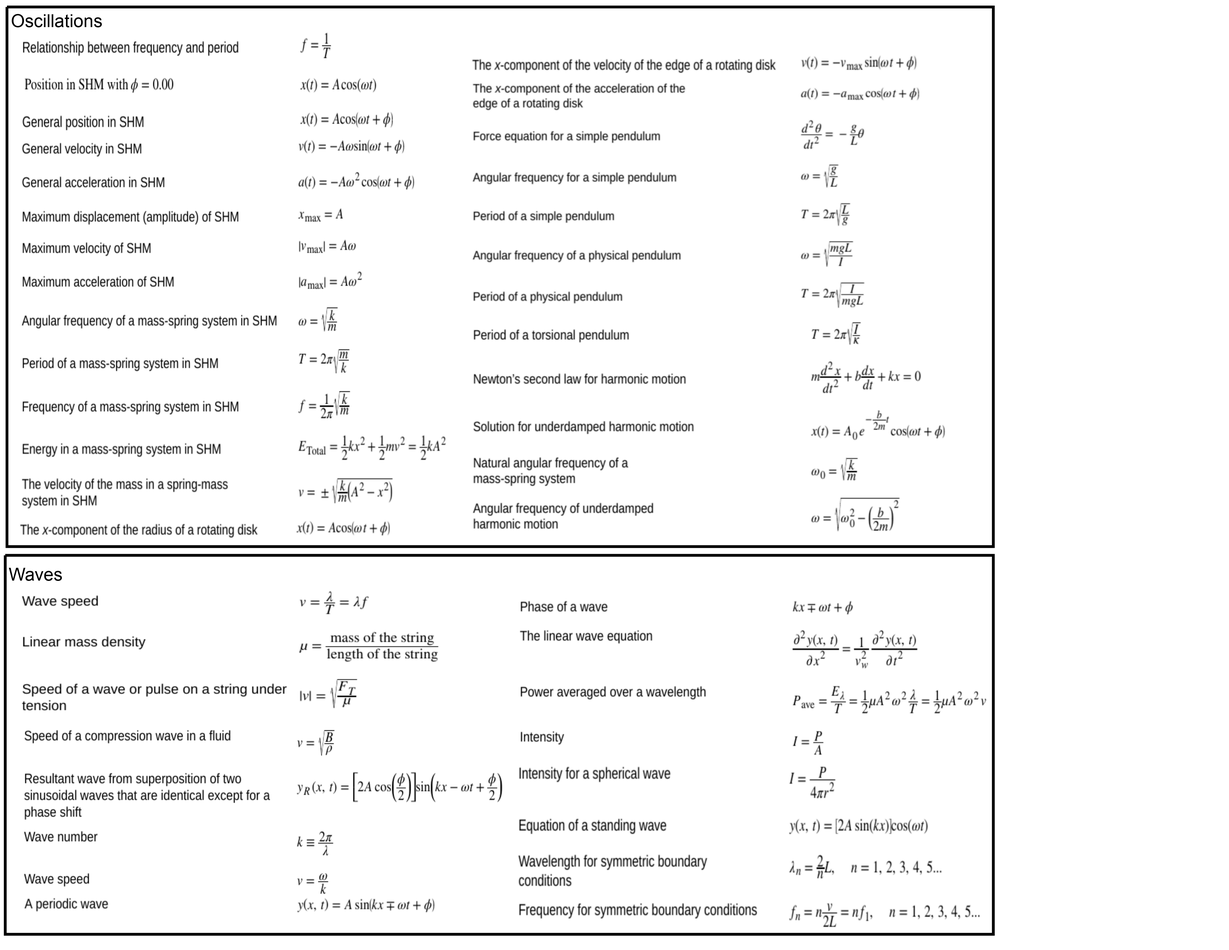
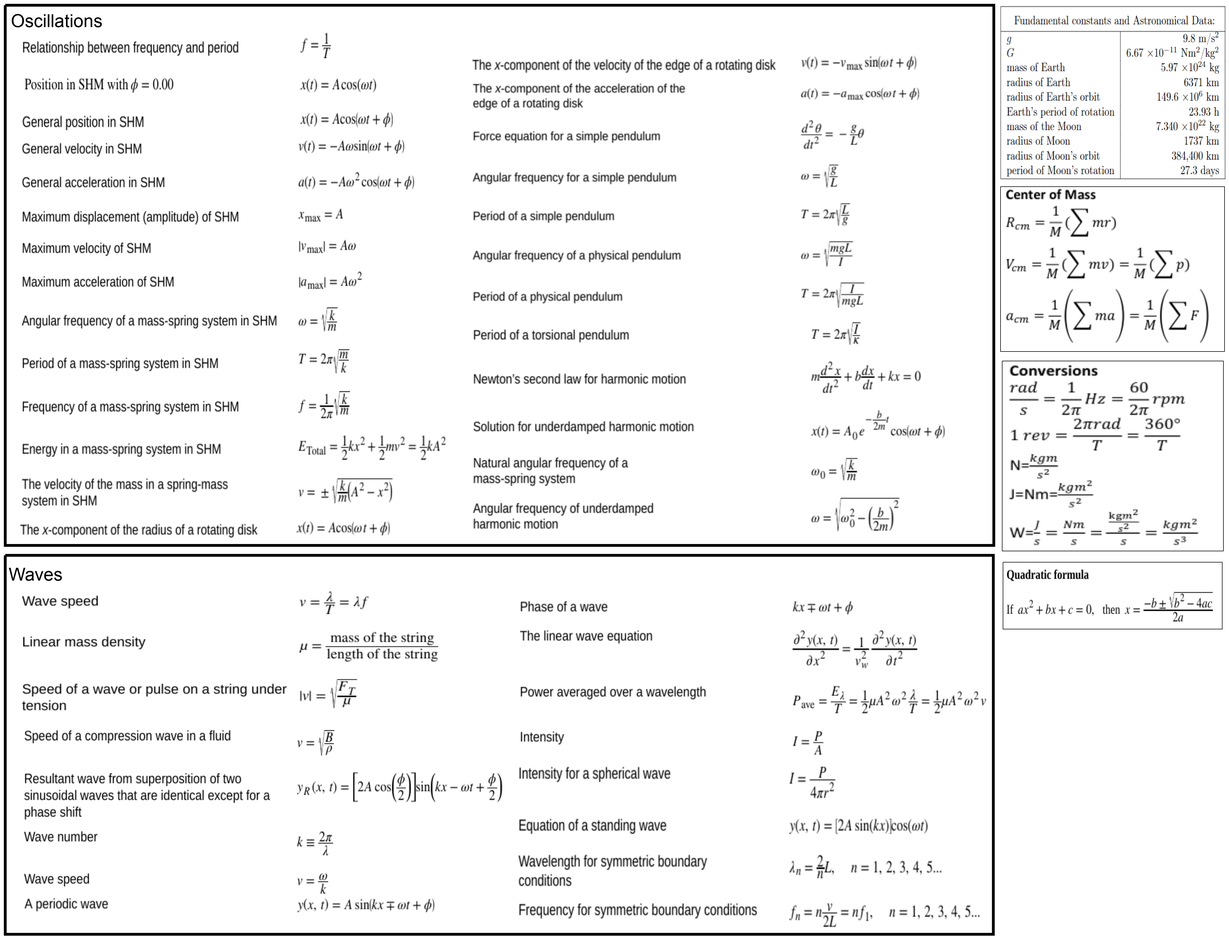
Layered file, before and after one edit (1229px x 950px). Changes by layer:
added layer "Misc" above "Waves" over (1000, 5, 1226, 630)
painted on "Waves" over (5, 5, 996, 549)
painted on "Oscillations" over (3, 3, 1108, 547)
